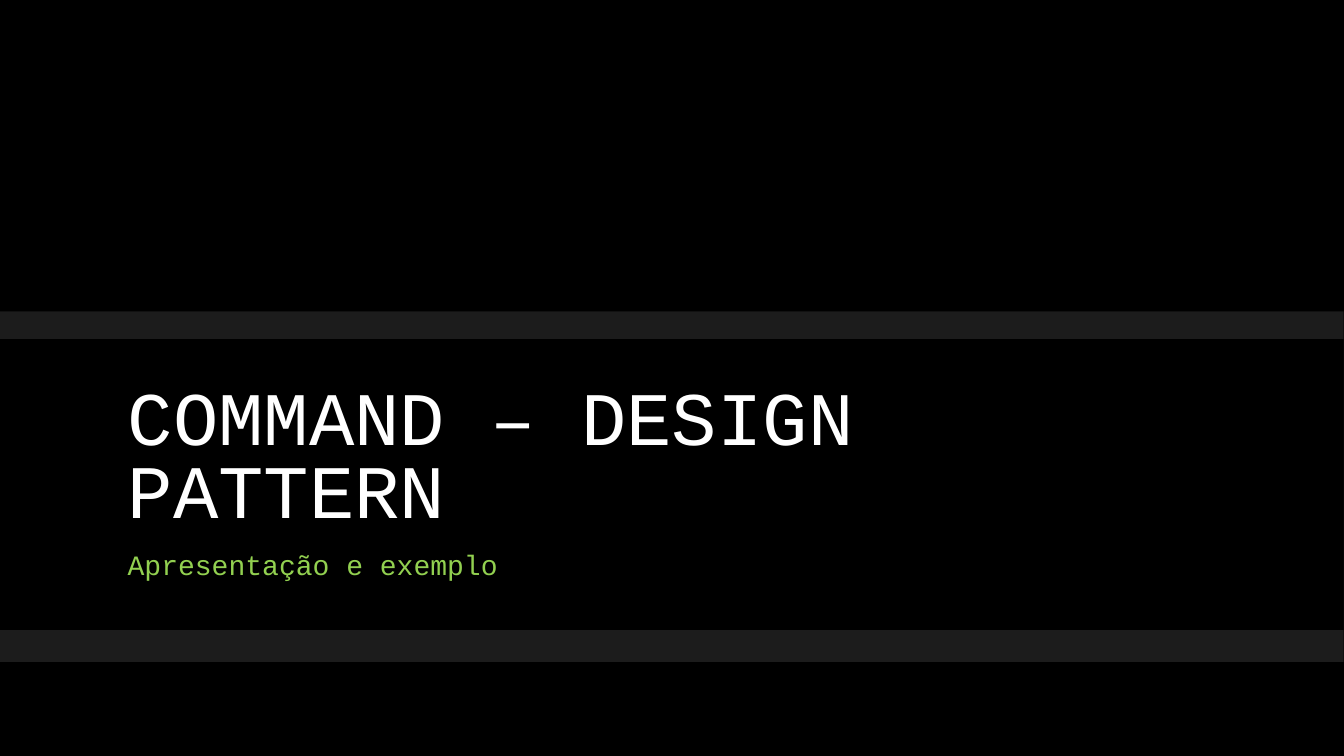
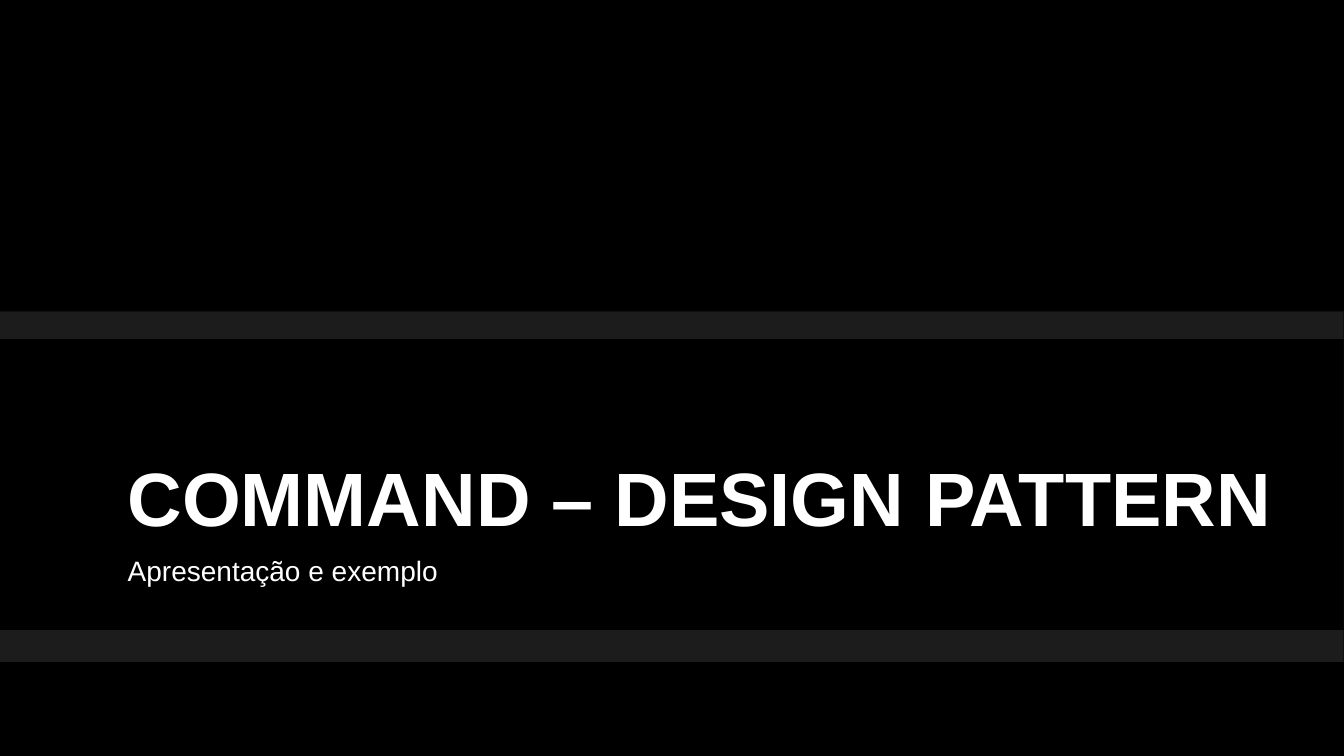
Before and after one commit to gabsoares/5by5-ApresentacaoDPCommand, a slide deck: slide 1 of DesignPatternCommand/Slide/ApresentacaoCommand.pptx. Drawn at 1344x756 pixels with LibreOffice and Linux fonts; fonts in the diff are those of the drawing; background and template pictures are left out. Boxes give left, top, right and bottom in pixels: in the first picture for what was removed or moved away, otherwise in the second. Text is boxed around its words. In the diff, an @@ line names an element or a change of style, - is before the commit and + after.

```diff
--- a/DesignPatternCommand/Slide/ApresentacaoCommand.pptx
+++ b/DesignPatternCommand/Slide/ApresentacaoCommand.pptx
@@ title "COMMAND – DESIGN PATTERN": place and size @@
-title "COMMAND – DESIGN PATTERN" at (128, 394, 853, 518)
+title "COMMAND – DESIGN PATTERN" at (128, 473, 1271, 527)
@@ title "COMMAND – DESIGN PATTERN" at (128, 473, 1271, 527): font Courier New to Arial, bold on @@
@@ subtitle "Apresentação e exemplo" at (128, 560, 438, 587): font Courier New to Arial, text colour #92D050 to #FFFFFF @@
```
Also in this commit, not shown: 7 other slides changed.
